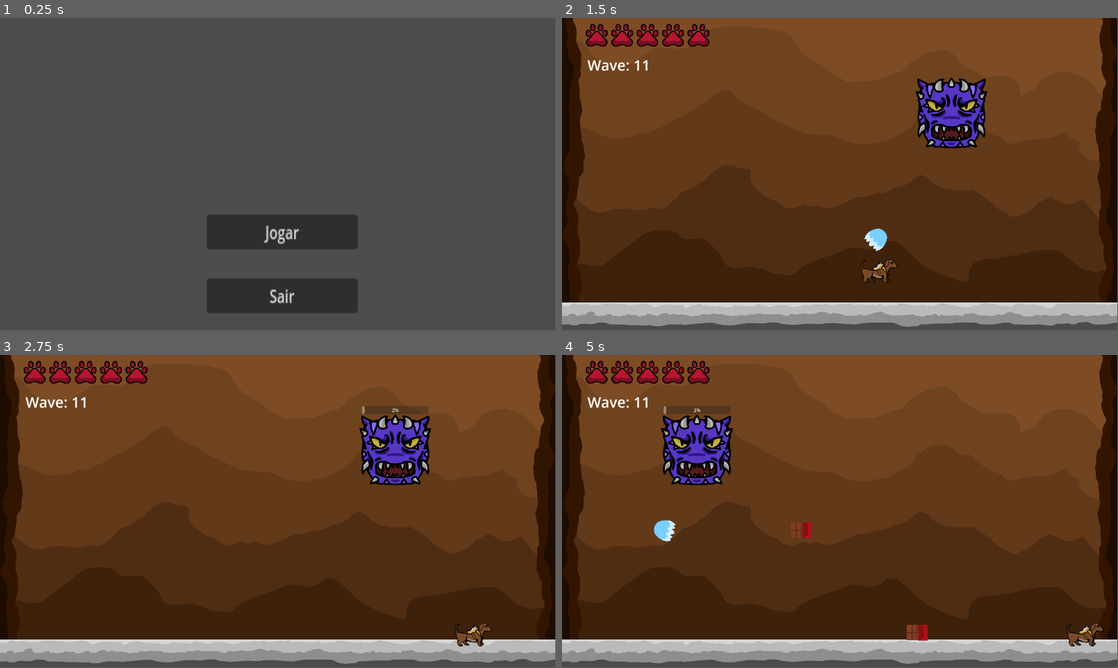
Above: before the commit, frames 1-4 (two rows, left to right).
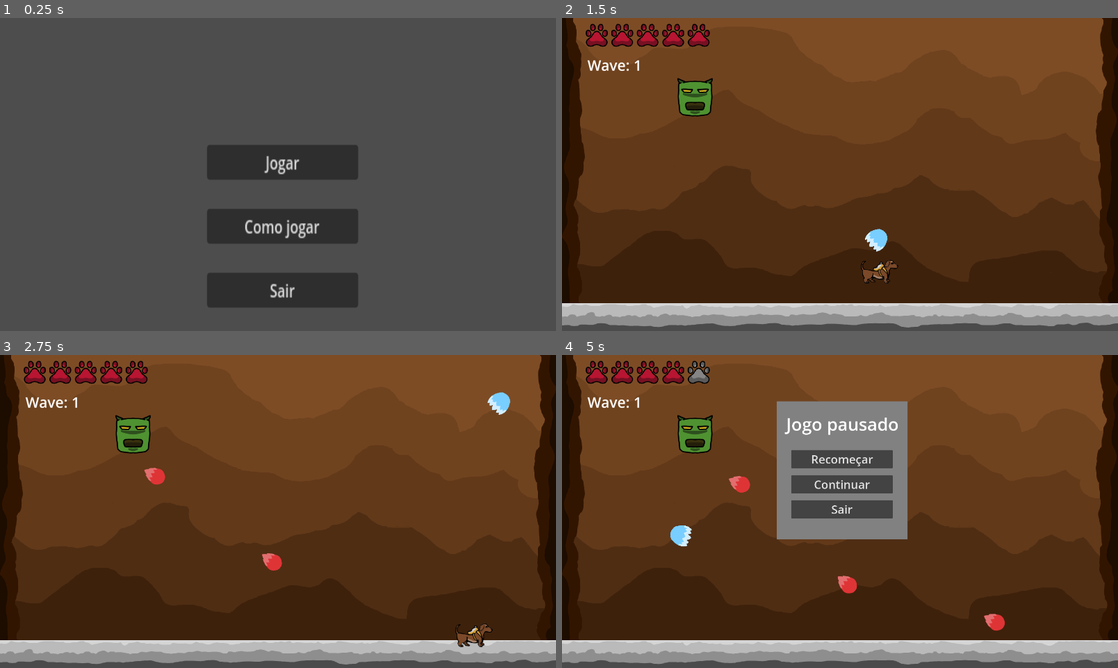
Above: after the commit, the same moments.

Repository: AnaVSSCaldeira/Salsicha-The-Game
Game: Godot game, scene res://Scenes/Menu/Scenes/Menu.tscn
Same seed, same stepped clock (60 frames per second), same inputs: the game is played once before the commit and once after it. Sound files missing from this copy of the repository are replaced by a short silence.
Inputs (mouse positions are in pixels of both pictures, inside the frame that each line leads up to):
- Up to frame 1 (0.25 s): no input
- Up to frame 2 (1.5 s): click "Jogar" at 0.5 s; tap Enter (ui_accept) at 1.25 s; move the mouse to (962, 158) at 1.27 s; hold D (right) from 1.28 s (still down); hold Shift from 1.28 s (still down); click (962, 158) at 1.42 s
- Up to frame 3 (2.75 s): keep holding D (right); tap Enter (ui_accept) at 1.52, 2.27 s; move the mouse to (166, 527) at 2.02 s; release Shift at 2.03 s; tap Q at 2.1 s
- Up to frame 4 (5 s): move the mouse to (895, 442) at 2.77 s; release D (right) at 2.78 s; hold A (left) 2.78-3.53 s; hold Shift 2.78-3.53 s; move the mouse to (812, 574) at 3.52 s; hold D (right) from 3.53 s (still down); tap Q at 3.6 s; click (812, 574) at 3.67 s; tap Enter (ui_accept) at 3.77, 4.52 s; move the mouse to (1006, 558) at 4.27 s; hold Shift from 4.28 s (still down); tap Escape at 4.9 s
In our replay, the window is 799x449 before the commit and 800x450 after it. These sizes can differ from the game's own. Grey fills any space a smaller window leaves; there, only what the larger window draws over its background counts as a difference.

The runs differ from the first frame. In frame 1, 5.1% of the frame differs, in the area x 37-65%, y 40-95%; in frame 2, 4.4%; in frame 3, 5.2%; in frame 4, 16%, in the area x 0-100%, y 0-99%.

Commit message:
Adicao da tela de pause e tela de como jogar

Diff:
--- a/Salsicha/salsicha/Scenes/Game/Scenes/Boss.tscn
+++ b/Salsicha/salsicha/Scenes/Game/Scenes/Boss.tscn
@@ -62,7 +62,17 @@
 offset_top = -154.0
 offset_right = 115.0
 offset_bottom = -127.0
-value = 4.0
+max_value = 300.0
+value = 300.0
+show_percentage = false
+
+[node name="Life_value" type="Label" parent="Life"]
+layout_mode = 0
+offset_right = 230.0
+offset_bottom = 27.0
+text = "999"
+horizontal_alignment = 1
+vertical_alignment = 1
 
 [connection signal="timeout" from="Action" to="." method="_on_action_timeout"]
 [connection signal="finished" from="Boss_sounds" to="." method="_on_boss_sounds_finished"]
--- a/Salsicha/salsicha/Scenes/Game/Scenes/Game.tscn
+++ b/Salsicha/salsicha/Scenes/Game/Scenes/Game.tscn
@@ -114,6 +114,56 @@
 [node name="P2" type="Marker2D" parent="."]
 position = Vector2(1596, 331)
 
+[node name="Pause" type="Control" parent="."]
+process_mode = 3
+z_index = 1
+layout_mode = 3
+anchors_preset = 0
+offset_right = 40.0
+offset_bottom = 40.0
+
+[node name="Sprite2D" type="Sprite2D" parent="Pause"]
+position = Vector2(968, 398)
+scale = Vector2(9.04, 9.51)
+texture = ExtResource("7_blyp7")
+
+[node name="Label" type="Label" parent="Pause"]
+offset_left = 747.0
+offset_top = 196.0
+offset_right = 1191.0
+offset_bottom = 279.0
+theme_override_font_sizes/font_size = 60
+text = "Jogo pausado"
+horizontal_alignment = 1
+autowrap_mode = 1
+
+[node name="Restart" type="Button" parent="Pause"]
+offset_left = 792.0
+offset_top = 328.0
+offset_right = 1142.0
+offset_bottom = 391.0
+theme_override_font_sizes/font_size = 40
+text = "Recomeçar"
+
+[node name="Continue" type="Button" parent="Pause"]
+offset_left = 792.0
+offset_top = 415.0
+offset_right = 1142.0
+offset_bottom = 478.0
+theme_override_font_sizes/font_size = 40
+text = "Continuar"
+
+[node name="Exit" type="Button" parent="Pause"]
+offset_left = 792.0
+offset_top = 501.0
+offset_right = 1142.0
+offset_bottom = 564.0
+theme_override_font_sizes/font_size = 40
+text = "Sair"
+
 [connection signal="pressed" from="Screen/Restart" to="." method="_on_restart_pressed"]
 [connection signal="pressed" from="Screen/Exit" to="." method="_on_exit_pressed"]
 [connection signal="timeout" from="Delay_new_wave" to="." method="_on_delay_new_wave_timeout"]
+[connection signal="pressed" from="Pause/Restart" to="." method="_on_restart_pressed"]
+[connection signal="pressed" from="Pause/Continue" to="." method="_on_continue_pressed"]
+[connection signal="pressed" from="Pause/Exit" to="." method="_on_exit_pressed"]
--- a/Salsicha/salsicha/Scenes/Game/Scenes/enemy.tscn
+++ b/Salsicha/salsicha/Scenes/Game/Scenes/enemy.tscn
@@ -44,6 +44,15 @@
 offset_bottom = -73.0
 max_value = 3.0
 value = 3.0
+show_percentage = false
+
+[node name="Label" type="Label" parent="Life"]
+layout_mode = 0
+offset_right = 132.0
+offset_bottom = 27.0
+text = "999"
+horizontal_alignment = 1
+vertical_alignment = 1
 
 [node name="Timer" type="Timer" parent="."]
 
--- a/Salsicha/salsicha/Scenes/Game/Scripts/Salsicha.gd
+++ b/Salsicha/salsicha/Scenes/Game/Scripts/Salsicha.gd
@@ -146,10 +146,8 @@
 		$Invulnerable_timer.stop()
 		visible = true
 
-
 func _on_shoot_delay_timeout():
 	ammo_delay = false
-
 
 func _on_power_timer_timeout():
 	scale = Vector2(1,1)
--- a/Salsicha/salsicha/Scenes/Game/Scripts/boss.gd
+++ b/Salsicha/salsicha/Scenes/Game/Scripts/boss.gd
@@ -22,6 +22,7 @@
 	pass
 
 func _ready():
+	$Life/Life_value.text = str(int($Life.value))
 	if $Boss_sounds.playing == false:
 		$Boss_sounds.stream = laugh
 		$Boss_sounds.play()
@@ -44,9 +45,9 @@
 			$Action.start(3)
 
 		else:
-			var chance = randi_range(1,15)
+			var chance = randi_range(1,20)
 
-			if chance >= 1 and chance <= 8:
+			if chance >= 1 and chance <= 13:
 				if randi_range(1,4) <= 2:
 					$Boss_sounds.stream = attack_2
 				else:
@@ -55,7 +56,7 @@
 				$Boss_sounds.play()
 				shoot()
 
-			elif (chance >= 9 and chance <= 15):
+			elif (chance >= 14 and chance <= 20):
 				count = 0
 				$Boss_sounds.stream = attack_1
 				$Boss_sounds.play()
@@ -68,7 +69,7 @@
 			$Action.start(2)
 
 			if $Life.value < $Life.max_value:
-				if randi_range(1,100) <= 50:
+				if randi_range(1,100) <= 40:
 					$Boss_sounds.stream = healing_1
 					$Boss_sounds.play()
 					healing()
@@ -89,7 +90,7 @@
 
 func take_damage(damage):
 	if is_dying == false:
-		if $Life.value <= 0:
+		if $Life.value <= 0 or $Life.value - damage <= 0:
 			is_dying = true
 			$Boss_sounds.stream = die
 			$Boss_sounds.play()
@@ -103,7 +104,7 @@
 
 		$Life.value = $Life.value - damage
 
-		spawn_food(false)
+		$Life/Life_value.text =  str(int($Life.value))
 
 func shoot():
 	var  bullet = preload("res://Scenes/Game/Scenes/enemy_bullet.tscn").instantiate()
@@ -121,18 +122,16 @@
 		var food = preload("res://Scenes/Game/Scenes/food.tscn").instantiate()
 		var food_name
 
-		if damage:
+		var food_type = randi_range(1,100)
+
+		if food_type >= 1 and food_type <= 80:
 			food_name = "chocolate"
-
+		elif food_type >= 81 and food_type <= 86:
+			food_name = "maca"
+		elif food_type >= 87 and food_type <= 95:
+			food_name = "carne"
 		else:
-			var food_type = randi_range(1,15)
-
-			if food_type >= 1 and food_type <= 5:
-				food_name = "maca"
-			elif food_type >= 6 and food_type <= 10:
-				food_name = "carne"
-			else:
-				food_name = "cenoura"
+			food_name = "cenoura"
 
 		food.setup(food_name)
 
--- a/Salsicha/salsicha/Scenes/Game/Scripts/enemy.gd
+++ b/Salsicha/salsicha/Scenes/Game/Scripts/enemy.gd
@@ -3,14 +3,16 @@
 var bullet_type
 
 func _ready():
+	$Life/Label.text = str(int($Life.value))
 	var wait_time = randi_range(1,3)
 	$Timer.start(wait_time)
 
 func take_damage(damage):
-	if $Life.value == $Life.max_value:
-		$Life.visible = true
+	$Life.visible = true
 
 	$Life.value = $Life.value - damage
+
+	$Life/Label.text = str(int($Life.value))
 
 	if $Life.value <= 0:
 		$Life.value = 0
--- a/Salsicha/salsicha/Scenes/Game/Scripts/enemy_bullet.gd
+++ b/Salsicha/salsicha/Scenes/Game/Scripts/enemy_bullet.gd
@@ -29,6 +29,6 @@
 			$AnimatedSprite2D.animation = bullet_type
 			bullet_damage = 3
 		"boss":
-			speed = 800
+			speed = 900
 			$AnimatedSprite2D.animation = bullet_type
 			bullet_damage = 4
--- a/Salsicha/salsicha/Scenes/Game/Scripts/game.gd
+++ b/Salsicha/salsicha/Scenes/Game/Scripts/game.gd
@@ -11,7 +11,7 @@
 var enemy = preload("res://Scenes/Game/Scenes/enemy.tscn")
 var boss = preload("res://Scenes/Game/Scenes/Boss.tscn")
 var waves_list = {"0": {"enemies_list": [enemy], "types":["default"]},"1": {"enemies_list": [enemy, enemy, enemy], "typ …(1020 unchanged characters)…
-var wave = 10
+var wave = 0
 var kill_monsters = 0
 
 func _ready():
@@ -24,6 +24,7 @@
 	hud_variables.get_node("Attack").get_node("count").text = str(global.bullet_damage)
 	hud_variables.get_node("Veloc player").get_node("count").text = str(global.player_speed)
 	hud_variables.get_node("Veloc bullet").get_node("count").text = str(global.bullet_speed)
+	$Pause.visible = false
 
 func _process(delta):
 	if global.player_life_change:
@@ -87,3 +88,13 @@
 func _on_delay_new_wave_timeout():
 	wave += 1
 	get_powers()
+
+func _on_continue_pressed():
+	get_tree().paused = false
+	$Pause.visible = !($Pause.visible)
+
+func _input(event):
+	if event is InputEventKey and event.pressed:
+		if event.keycode == KEY_ESCAPE:
+			get_tree().paused = true
+			$Pause.visible = !($Pause.visible)
--- a/Salsicha/salsicha/Scenes/Menu/Scenes/Menu.tscn
+++ b/Salsicha/salsicha/Scenes/Menu/Scenes/Menu.tscn
@@ -1,6 +1,7 @@
-[gd_scene load_steps=2 format=3 uid="uid://cjxjdep8xsiyj"]
+[gd_scene load_steps=3 format=3 uid="uid://cjxjdep8xsiyj"]
 
 [ext_resource type="Script" uid="uid://bj41ag42rkpdc" path="res://Scenes/Menu/Scripts/menu.gd" id="1_pjtlr"]
+[ext_resource type="Texture2D" uid="uid://bqyfc00hkdkyi" path="res://Scenes/Game/Images/ground_rock.png" id="2_xobsu"]
 
 [node name="Node2D" type="Node2D"]
 script = ExtResource("1_pjtlr")
@@ -9,9 +10,9 @@
 
 [node name="VBoxContainer" type="VBoxContainer" parent="."]
 offset_left = 715.0
-offset_top = 680.0
+offset_top = 438.0
 offset_right = 893.0
-offset_bottom = 768.0
+offset_bottom = 583.0
 scale = Vector2(2.932, 3.87)
 theme_override_constants/separation = 26
 alignment = 1
@@ -20,9 +21,58 @@
 layout_mode = 2
 text = "Jogar"
 
+[node name="HowToPlay" type="Button" parent="VBoxContainer"]
+layout_mode = 2
+text = "Como jogar"
+
 [node name="Exit" type="Button" parent="VBoxContainer"]
 layout_mode = 2
 text = "Sair"
 
+[node name="Controls" type="Control" parent="."]
+process_mode = 3
+layout_mode = 3
+anchors_preset = 0
+offset_top = 116.0
+offset_right = 40.0
+offset_bottom = 156.0
+
+[node name="Sprite2D" type="Sprite2D" parent="Controls"]
+position = Vector2(976, 440)
+scale = Vector2(18.4909, -9.44)
+texture = ExtResource("2_xobsu")
+
+[node name="Label" type="Label" parent="Controls"]
+layout_mode = 0
+offset_left = 761.0
+offset_top = 197.0
+offset_right = 1205.0
+offset_bottom = 307.0
+theme_override_font_sizes/font_size = 80
+text = "Como Jogar"
+
+[node name="Label2" type="Label" parent="Controls"]
+layout_mode = 0
+offset_left = 566.0
+offset_top = 335.0
+offset_right = 1396.0
+offset_bottom = 490.0
+theme_override_font_sizes/font_size = 55
+text = "D - Movimenta para a direita
+A - Movimenta para a esquerda
+Q - Poderes
+Esc - Pausa"
+
+[node name="Close" type="Button" parent="Controls"]
+texture_filter = 1
+offset_left = 1387.0
+offset_top = 204.0
+offset_right = 1405.0
+offset_bottom = 235.0
+scale = Vector2(2.84, 2.84)
+text = "X"
+
 [connection signal="pressed" from="VBoxContainer/Play" to="." method="_on_play_pressed"]
+[connection signal="pressed" from="VBoxContainer/HowToPlay" to="." method="_on_how_to_play_pressed"]
 [connection signal="pressed" from="VBoxContainer/Exit" to="." method="_on_exit_pressed"]
+[connection signal="pressed" from="Controls/Close" to="." method="_on_close_pressed"]
--- a/Salsicha/salsicha/Scenes/Menu/Scripts/menu.gd
+++ b/Salsicha/salsicha/Scenes/Menu/Scripts/menu.gd
@@ -1,8 +1,18 @@
 extends Node2D
 
+func _ready():
+	$Controls.visible = false
 
 func _on_play_pressed():
 	get_tree().change_scene_to_file("res://Scenes/Game/Scenes/Game.tscn")
 
 func _on_exit_pressed():
 	get_tree().quit()
+
+func _on_how_to_play_pressed():
+	get_tree().paused = true
+	$Controls.visible = !($Controls.visible)
+
+func _on_close_pressed():
+	get_tree().paused = false
+	$Controls.visible = !($Controls.visible)
--- a/Salsicha/salsicha/Scenes/global.gd
+++ b/Salsicha/salsicha/Scenes/global.gd
@@ -14,7 +14,7 @@
 @export var powers = {
 	"Common":{
 		"1": {
-			"Name": "Projetil saboroso", "Description": "Atire cachorros-quentos nos inimigos! São mais lentos mas dão mais dano.", "Unique": true, "Active": false, "Function": "change_bullet", "Params": ["hotdog", 3, 300]
+			"Name": "Projetil saboroso", "Description": "Atire cachorros-quentes nos inimigos! São mais lentos mas dão mais dano.", "Unique": true, "Active": false, "Function": "change_bullet", "Params": ["hotdog", 3, 300]
 			},
 		"2": {
 			"Name": "Dash Bolinha", "Description": "Ao correr, você vira uma bolinha e aumenta sua velocidade.", "Unique": true, "Active": false, "Function": "ball_dash", "Params": []
@@ -44,13 +44,13 @@
 			"Name": "To muito forti", "Description": "Aumenta o valor do seu ataque em 20%.", "Unique": false, "Active": false, "Function": "damage_up", "Params": [20.0]
 			},
 		"103": {
-			"Name": "Calanguinho", "Description": "Vire um calanguinho! Diminua de tamanho e fique mais rápido!\nAperte a tecla Q para usar.\nEste poder substituirá o atual.", "Unique": true, "Active": false, "Function": "power_calango", "Params": []
+			"Name": "Calanguinho", "Description": "Vire um calanguinho! Diminua de tamanho e fique mais rápido!\nAperte a tecla Q para usar.\nEste poder substituirá o atual.", "Unique": true, "Active": true, "Function": "power_calango", "Params": []
 			},
 		"104": {
 			"Name": "Oba mais comida!", "Description": "Aumenta a chance de aparecer vida em 30%.", "Unique": false, "Active": false, "Function": "chance_heal_up", "Params": [30.0]
 			},
 		"105": {
-			"Name": "De novo!", "Description": "Concede um pilo duplo.", "Unique": true, "Active": false, "Function": "double_jump", "Params": []
+			"Name": "De novo!", "Description": "Concede um pulo duplo.", "Unique": true, "Active": false, "Function": "double_jump", "Params": []
 			},
 		"106": {
 			"Name": "Atirador mediano", "Description": "Aumenta a velocidade da sua bala em 20%.", "Unique": false, "Active": false, "Function": "bullet_velocity_up", "Params": [20.0]
--- a/Salsicha/salsicha/project.godot
+++ b/Salsicha/salsicha/project.godot
@@ -23,7 +23,7 @@
 
 window/size/viewport_width=1920
 window/size/viewport_height=1080
-window/size/mode=3
+window/stretch/mode="viewport"
 
 [file_customization]
 
Not shown, changed: Salsicha/salsicha/export_presets.cfg
